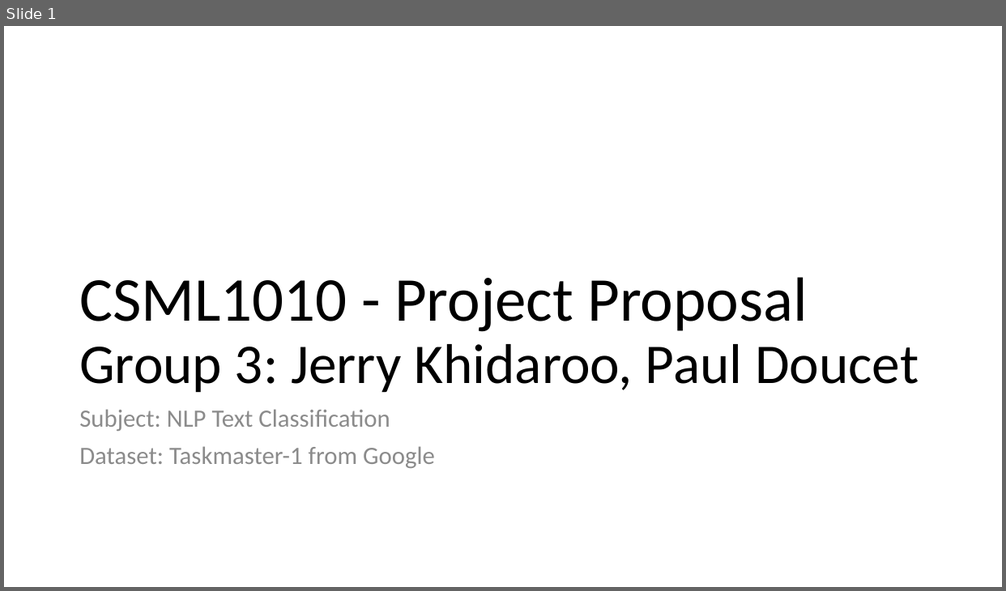
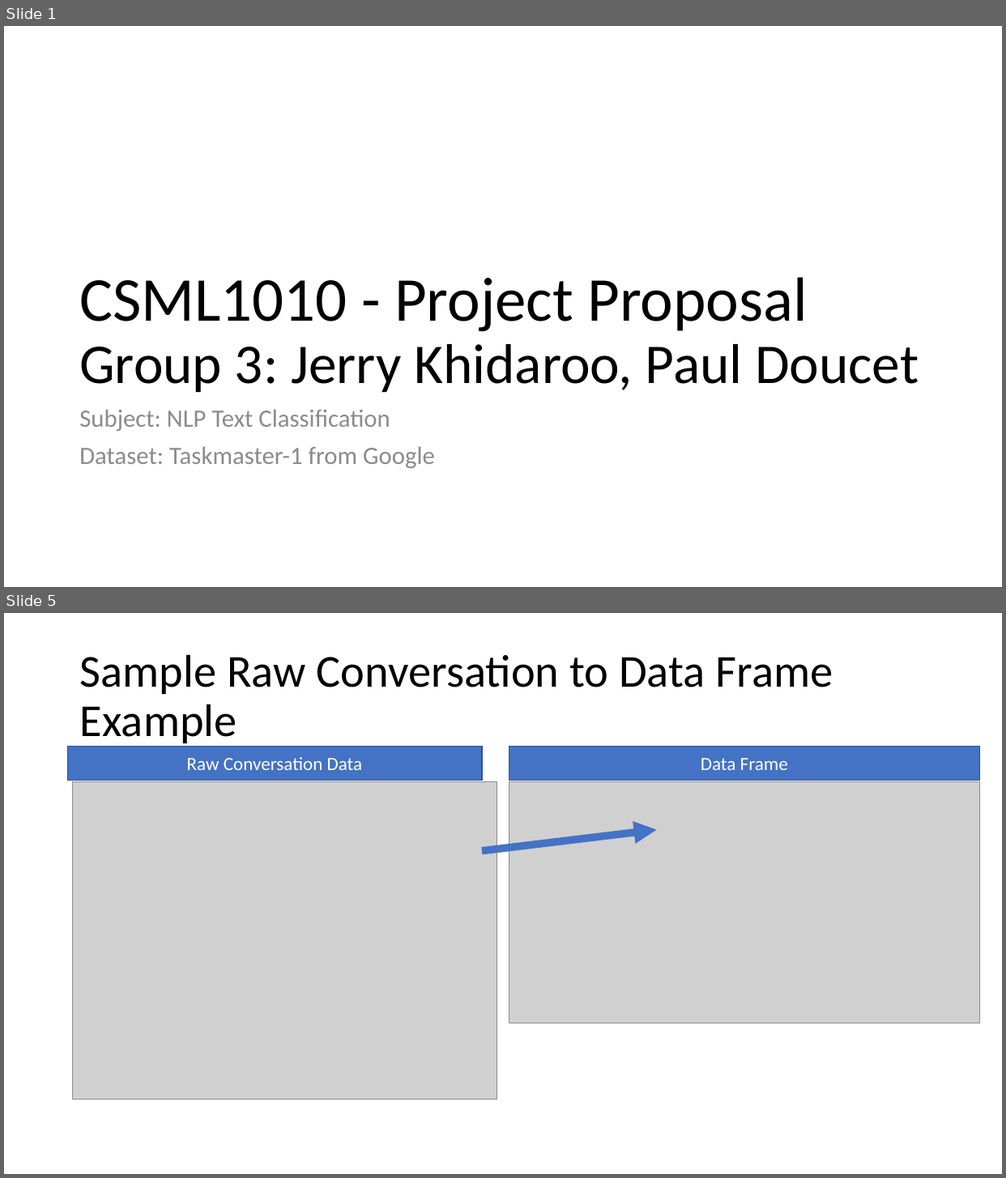
Before and after one commit to CSML1010-3-2020/NLPCourseProject, a slide deck: CSML1010_Group3_Project_Proposal.pptx. Shown one above the other, each under a label of ours: slide 1 before the commit, slides 1 and 5 after it; the slides between them are not shown. The pictures are 1006x591 and 1006x1178 pixels, drawn with LibreOffice and Linux fonts; fonts in the diff are those of the drawing; grey boxes stand for pictures. Boxes give left, top, right and bottom in pixels: in the first picture for what was removed or moved away, otherwise in the second. Text is boxed around its words. In the diff, an @@ line names an element or a change of style, - is before the commit and + after.

```diff
--- a/CSML1010_Group3_Project_Proposal.pptx
+++ b/CSML1010_Group3_Project_Proposal.pptx
@@ slide 5 added at [4,613,1002,1174], background #FFFFFF @@
@@ title added at [80,654,833,747], 44 pt, text #000000 @@
+Sample Raw Conversation to Data Frame Example
@@ rectangle added at [68,747,483,781], fill #4472C4, outline #325491 1 pt, 18 pt, text #FFFFFF @@
+Raw Conversation Data
@@ rectangle added at [509,747,979,781], fill #4472C4, outline #325491 1 pt, 18 pt, text #FFFFFF @@
+Data Frame
@@ picture added at [73,782,497,1100] @@
@@ picture added at [509,782,979,1023] @@
@@ arrow added from (482, 851) to (657, 830), #4472C4 7.25 pt @@
```
Also in this commit, not shown: 5 slides changed, 7 other slides added, 1 slide removed, 2 other files.
